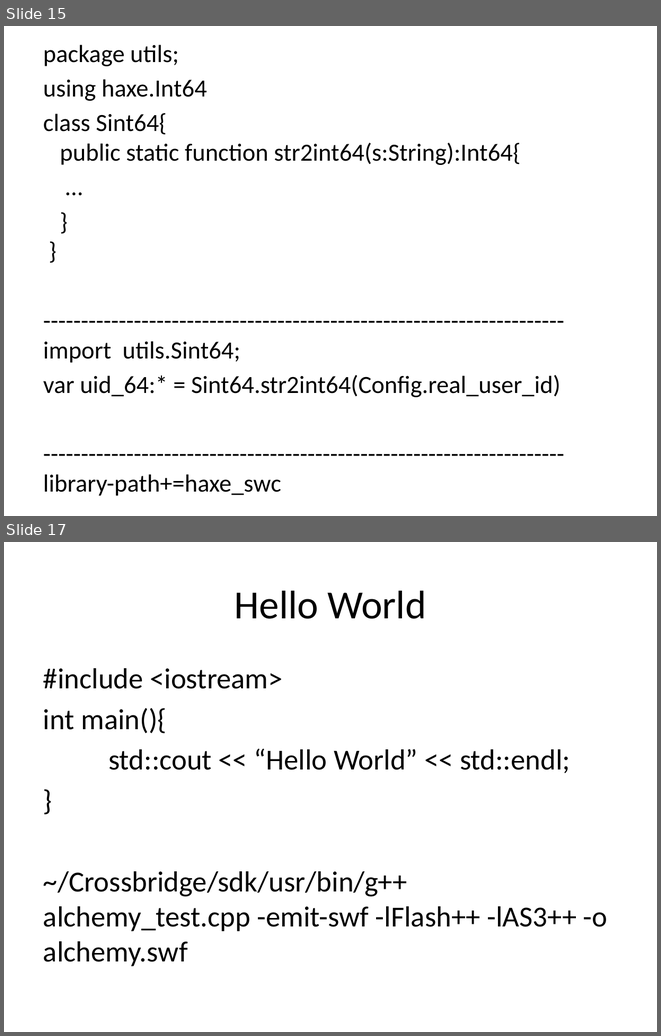
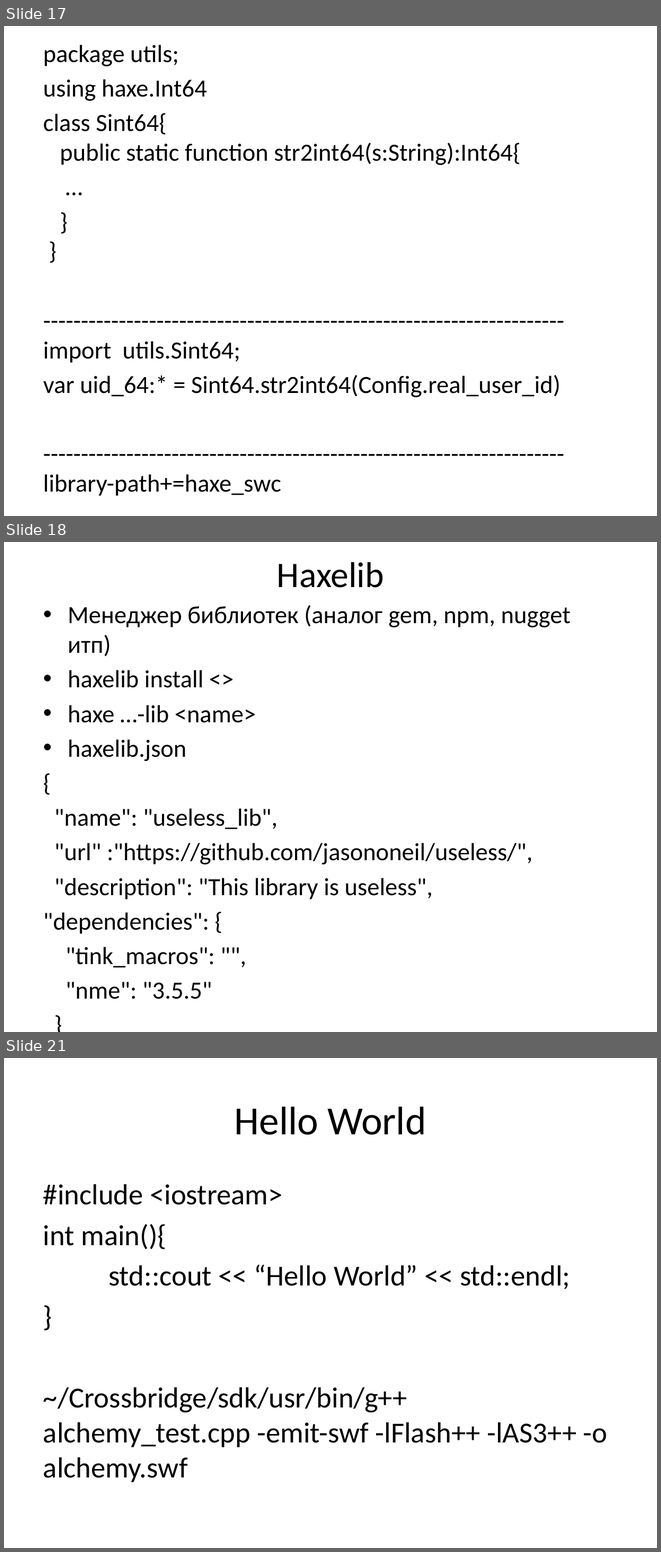
Before and after one commit to schadov/241m-lectures, a slide deck: haxe.pptx. Shown one above the other, each under a label of ours: slides 15 and 17 before the commit, slides 17, 18 and 21 after it; the slides between them are not shown. The pictures are 661x1036 and 661x1552 pixels, drawn with LibreOffice and Linux fonts; fonts in the diff are those of the drawing. Boxes give left, top, right and bottom in pixels: in the first picture for what was removed or moved away, otherwise in the second. Text is boxed around its words. In the diff, an @@ line names an element or a change of style, - is before the commit and + after.

Commit message:
haxe fix

```diff
--- a/haxe.pptx
+++ b/haxe.pptx
@@ slide 18 added at (x1=4, y1=542, x2=657, y2=1032), background #FFFFFF @@
@@ title added at (x1=277, y1=562, x2=384, y2=588), 39.6 pt, text #000000 @@
+Haxelib
@@ text added at (x1=43, y1=605, x2=571, y2=999), 27.2 pt, text #000000 @@
+• Менеджер библиотек (аналог gem, npm, nugget итп)
+• haxelib install <>
+• haxe …-lib <name>
+• haxelib.json
+{
+"name": "useless_lib",
+"url" :"https://github.com/jasononeil/useless/",
+"description": "This library is useless",
+"dependencies": {
+"tink_macros": "",
+"nme": "3.5.5"
+}
+}
@@ what was slide 15 is now slide 17 @@
@@ what was slide 17 is now slide 21 @@
```
Also in this commit, not shown: 1 slide changed, 10 other slides added.
